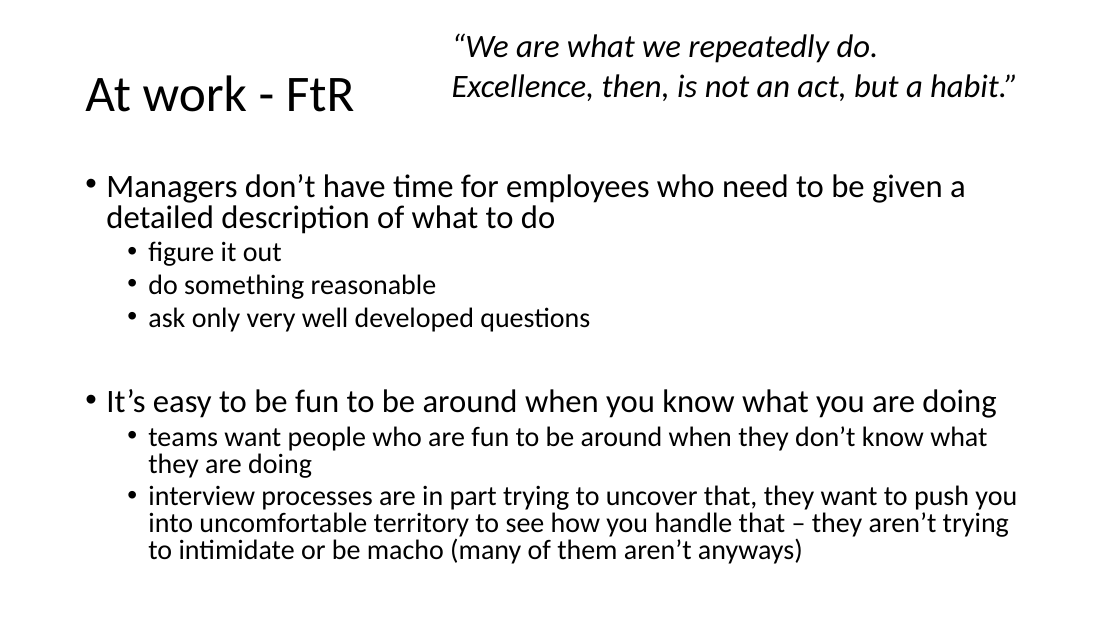
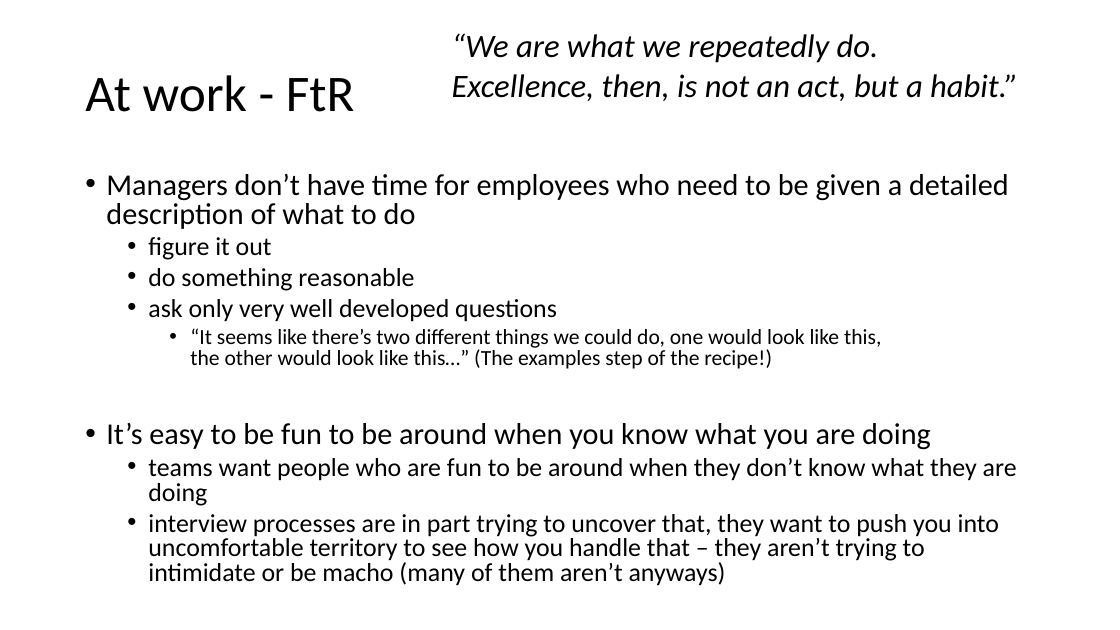
Before and after one commit to GregorKiczales/spd-materials, a slide deck: slide 20 of instructor/l23/lec23-wrap.pptx (slide 19 before the commit). Drawn at 1120x630 pixels with LibreOffice and Linux fonts; fonts in the diff are those of the drawing. Boxes give left, top, right and bottom in pixels: in the first picture for what was removed or moved away, otherwise in the second. Text is boxed around its words. In the diff, an @@ line names an element or a change of style, - is before the commit and + after.

```diff
--- a/instructor/l23/lec23-wrap.pptx
+++ b/instructor/l23/lec23-wrap.pptx
@@ text at [106,174,1017,586]: size 28 to 25.9 pt in "Managers don’t have time for employees who ...", "It’s easy to be fun to be ..."; size 24 to 22.2 pt in "figure it out", "do something reasonable", "ask only very well developed questions", "teams want people who are fun to ..." and 1 more places @@
@@ text at [190,328,881,369]: paragraph added @@
+    • “It seems like there’s two different things we could do, one would look like this,
+      the other would look like this…” (The examples step of the recipe!)
```
Also in this commit, not shown: 4 other slides changed, 2 slides added, 7 other files.
